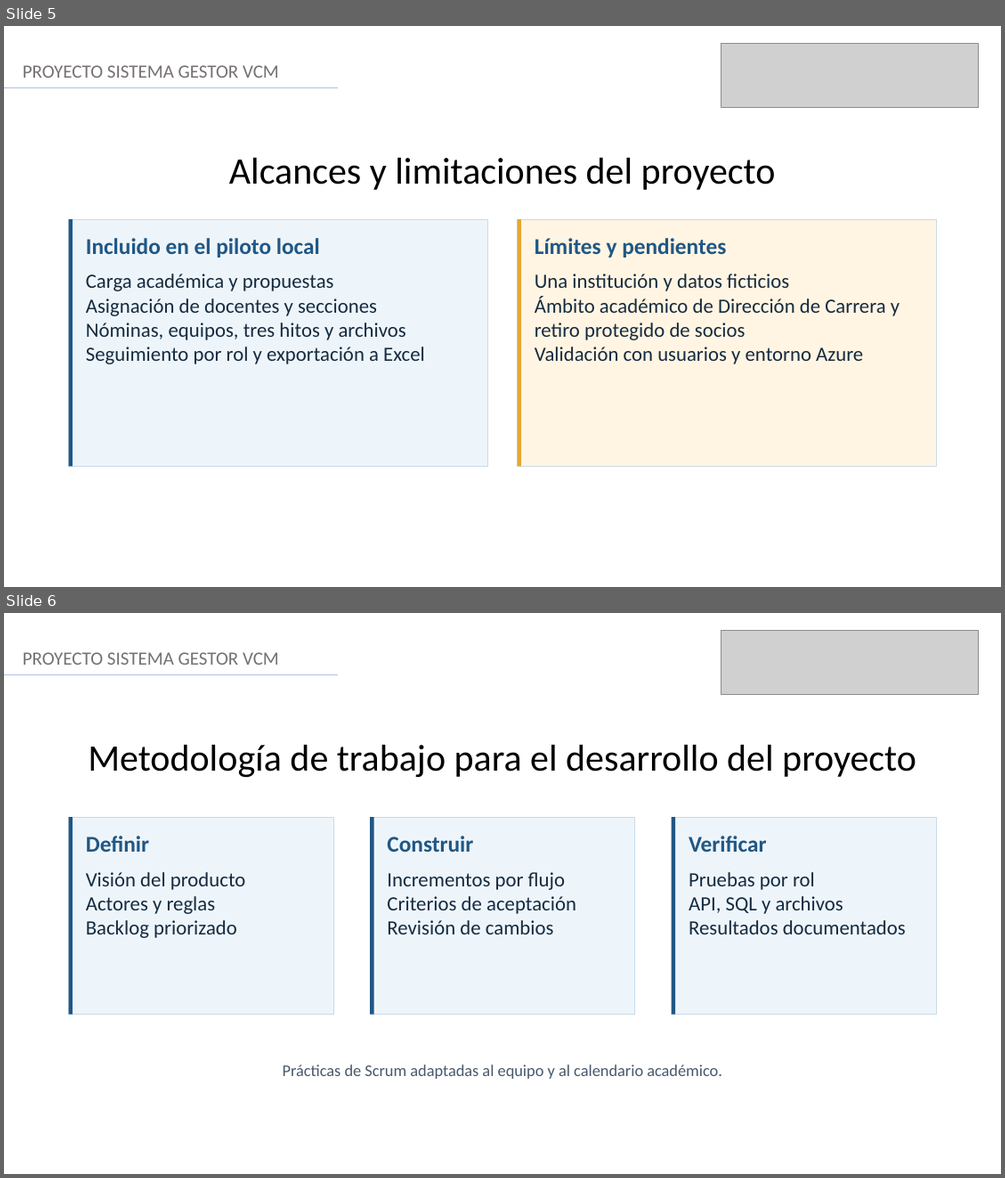
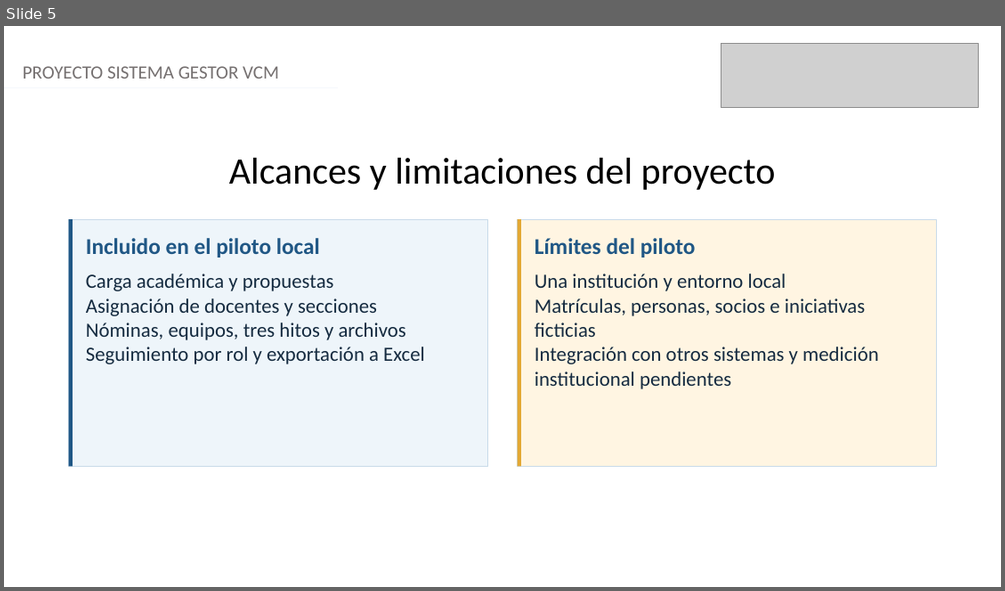
Before and after one commit to chiolinski/APT122-Sistema-Gestor-VCM, a slide deck: Fase 2/Evidencias Grupales/APT122_Presentacion_Final_Proyecto_VCM.pptx. Shown one above the other, each under a label of ours: slides 5 and 6 before the commit, slide 5 after it. The pictures are 1005x1178 and 1005x591 pixels, drawn with LibreOffice and Linux fonts; fonts in the diff are those of the drawing; grey boxes stand for pictures. Boxes give left, top, right and bottom in pixels: in the first picture for what was removed or moved away, otherwise in the second. Text is boxed around its words. In the diff, an @@ line names an element or a change of style, - is before the commit and + after.

```diff
--- a/Fase 2/Evidencias Grupales/APT122_Presentacion_Final_Proyecto_VCM.pptx
+++ b/Fase 2/Evidencias Grupales/APT122_Presentacion_Final_Proyecto_VCM.pptx
@@ slide 6 removed at (4, 613, 1001, 1174), background #FFFFFF @@
@@ picture removed at (721, 630, 979, 695) @@
@@ text removed at (23, 652, 279, 665) @@
-PROYECTO SISTEMA GESTOR VCM
@@ line removed from (4, 675) to (339, 675) @@
@@ text removed at (88, 745, 916, 778) @@
-Metodología de trabajo para el desarrollo del proyecto
@@ rectangle removed at (68, 817, 333, 1014) @@
@@ rectangle removed at (68, 817, 72, 1014) @@
@@ rectangle removed at (371, 817, 635, 1014) @@
@@ rectangle removed at (371, 817, 374, 1014) @@
@@ rectangle removed at (672, 817, 937, 1014) @@
@@ rectangle removed at (672, 817, 676, 1014) @@
@@ text removed at (86, 835, 149, 852) @@
-Definir
@@ text removed at (387, 835, 473, 852) @@
-Construir
@@ text removed at (688, 835, 767, 852) @@
-Verificar
@@ text removed at (86, 872, 246, 938) @@
-Visión del producto
-Actores y reglas
-Backlog priorizado
@@ text removed at (387, 872, 576, 934) @@
-Incrementos por flujo
-Criterios de aceptación
-Revisión de cambios
@@ text removed at (688, 872, 906, 934) @@
-Pruebas por rol
-API, SQL y archivos
-Resultados documentados
@@ text removed at (283, 1064, 722, 1078) @@
-Prácticas de Scrum adaptadas al equipo y al calendario académico.
@@ slide 5 changed as well @@
@@ text "PROYECTO SISTEMA GESTOR VCM" at (23, 66, 279, 79): text colour #767171 to #757070 @@
@@ line (4, 88) - (339, 88): stroke #ABC0E4 1.25 pt to #F5F7FC 1.25 pt @@
@@ text at (534, 238, 696, 257): text changed @@
-Límites y pendientes
+Límites del piloto
@@ text at (534, 273, 879, 389): text changed @@
-Una institución y datos ficticios
-Ámbito académico de Dirección de Carrera y retiro protegido de socios
-Validación con usuarios y entorno Azure
+Una institución y entorno local
+Matrículas, personas, socios e iniciativas ficticias
+Integración con otros sistemas y medición institucional pendientes
```
Also in this commit, not shown: 7 other slides changed, 9 slides added, 7 other slides removed.
